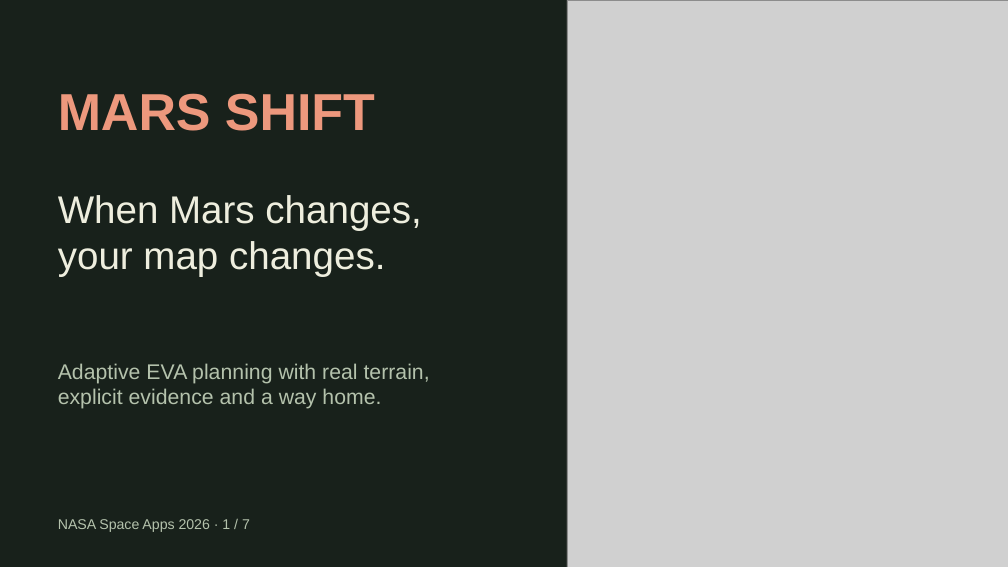
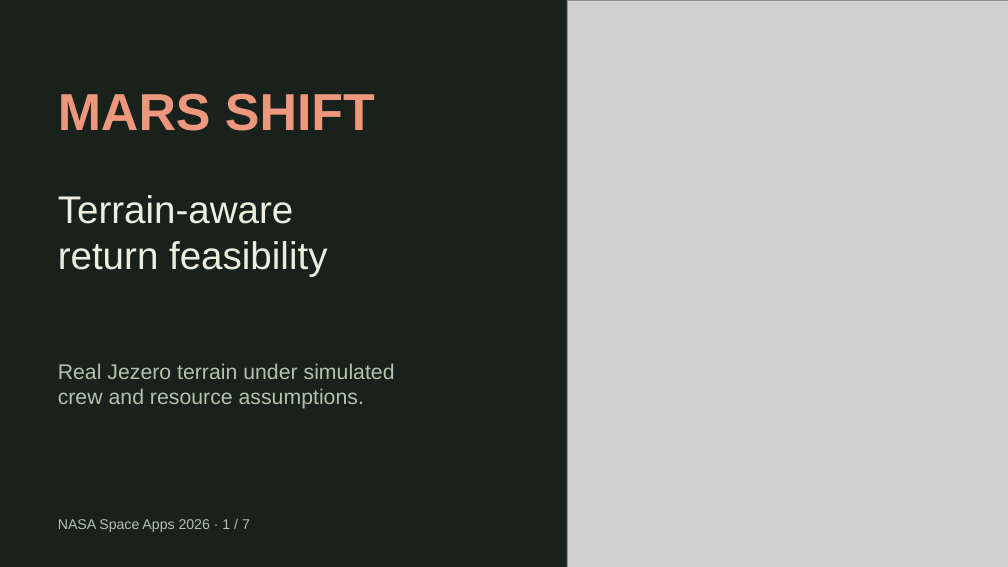
Before and after one commit to him55710-sudo/mars-shift, a slide deck: slide 1 of public/downloads/MARS-SHIFT-7-slides.pptx. Drawn at 1008x567 pixels with LibreOffice and Linux fonts; fonts in the diff are those of the drawing; grey boxes stand for pictures. Boxes give left, top, right and bottom in pixels: in the first picture for what was removed or moved away, otherwise in the second. Text is boxed around its words. In the diff, an @@ line names an element or a change of style, - is before the commit and + after.

```diff
--- a/public/downloads/MARS-SHIFT-7-slides.pptx
+++ b/public/downloads/MARS-SHIFT-7-slides.pptx
@@ text at bbox=[58, 195, 327, 277]: text changed @@
-When Mars changes,
-your map changes.
+Terrain-aware
+return feasibility
@@ text at bbox=[58, 363, 395, 409]: text changed @@
-Adaptive EVA planning with real terrain,
-explicit evidence and a way home.
+Real Jezero terrain under simulated
+crew and resource assumptions.
```
Also in this commit, not shown: 6 slides added, 6 slides removed, 35 other files.
